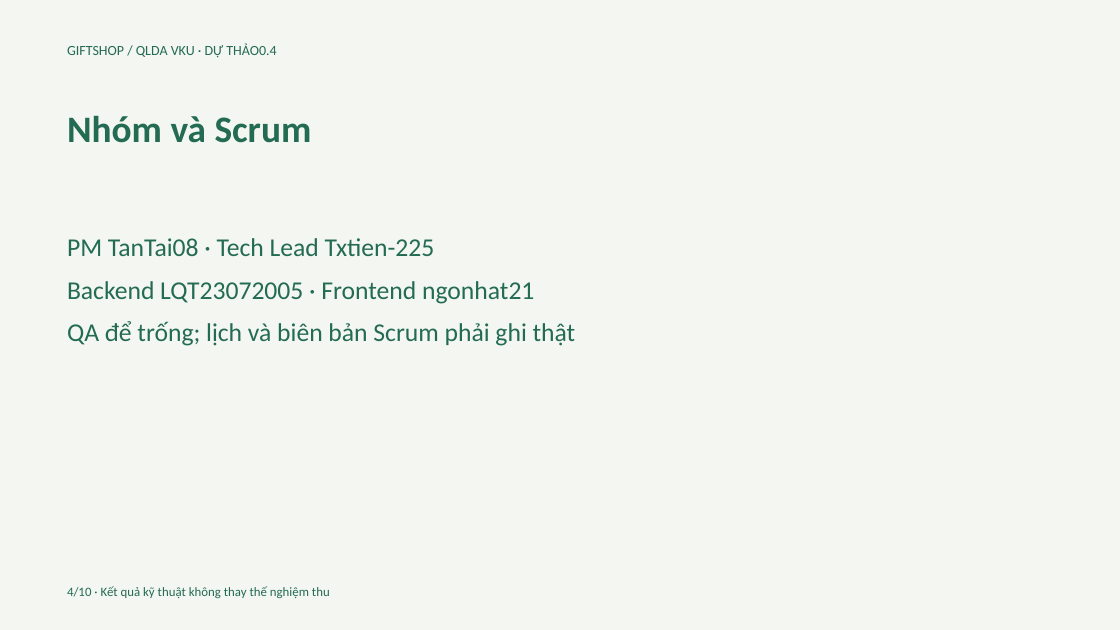
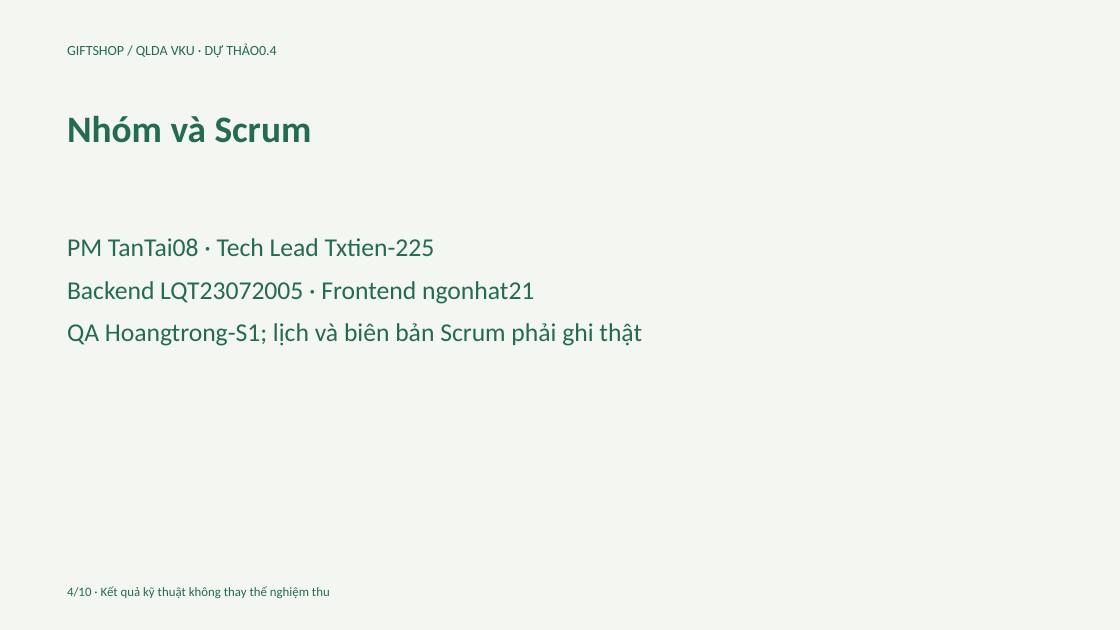
Before and after one commit to TanTai08/WebSouvenir, a slide deck: slide 4 of reports/05_Presentation_DRAFT.pptx. Drawn at 1120x630 pixels with LibreOffice and Linux fonts; fonts in the diff are those of the drawing. Boxes give left, top, right and bottom in pixels: in the first picture for what was removed or moved away, otherwise in the second. Text is boxed around its words. In the diff, an @@ line names an element or a change of style, - is before the commit and + after.

```diff
--- a/reports/05_Presentation_DRAFT.pptx
+++ b/reports/05_Presentation_DRAFT.pptx
@@ text at (67,323,642,346): text changed @@
-QA để trống; lịch và biên bản Scrum phải ghi thật
+QA Hoangtrong-S1; lịch và biên bản Scrum phải ghi thật
```
Also in this commit, not shown: 1 other slide changed, 13 other files.
